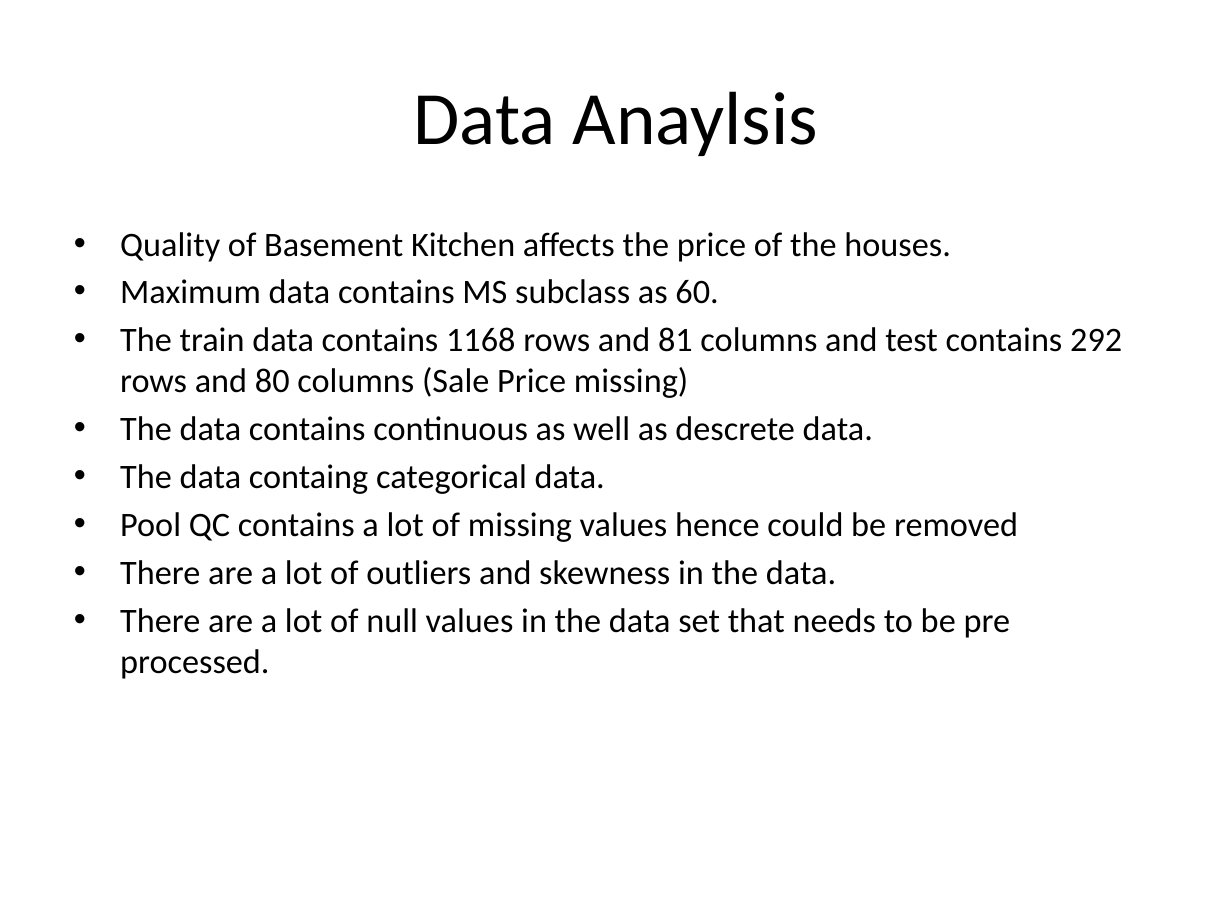
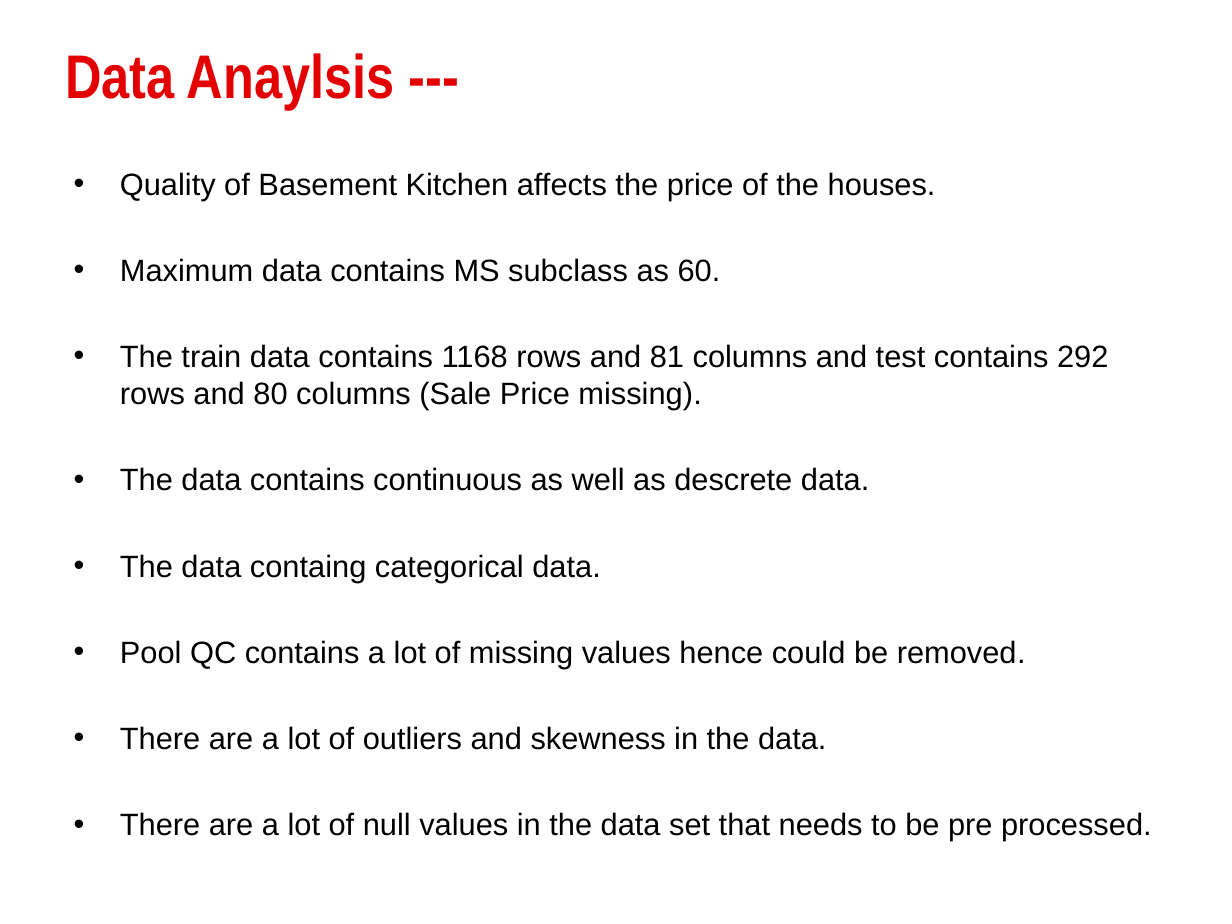
Before and after one commit to SudhanshuKumar19/Web-Scraping-Assignment-1, a slide deck: slide 3 of House Price Prediction PPT.pptx. Drawn at 1232x924 pixels with LibreOffice and Linux fonts; fonts in the diff are those of the drawing; background and template pictures are left out. Boxes give left, top, right and bottom in pixels: in the first picture for what was removed or moved away, otherwise in the second. Text is boxed around its words. In the diff, an @@ line names an element or a change of style, - is before the commit and + after.

```diff
--- a/House Price Prediction PPT.pptx
+++ b/House Price Prediction PPT.pptx
@@ title at <box>65,53,395,110</box>: text changed; size 44 to 36 pt; font Calibri to Arial Narrow; text colour #000000 to gradient #E30000 to #760303; bold on @@
-Data Anaylsis
+Data Anaylsis ---
@@ text "Quality of Basement Kitchen affects ...": place and size @@
-text "Quality of Basement Kitchen affects ..." at <box>120,232,1122,679</box>
+text "Quality of Basement Kitchen affects ..." at <box>120,172,1152,841</box>
@@ text at <box>120,172,1152,841</box>: size 20 to 18 pt, font Calibri to Arial in "Quality of Basement Kitchen affects the price ...", "Maximum data contains MS subclass as 60.", "The data contains continuous as well as ...", "The data containg categorical data." and 2 more places @@
@@ text at <box>120,344,1108,410</box>: text changed; size 20 to 18 pt; font Calibri to Arial @@
-• The train data contains 1168 rows and 81 columns and test contains 292 rows and 80 columns (Sale Price missing)
+• The train data contains 1168 rows and 81 columns and test contains 292 rows and 80 columns (Sale Price missing).
@@ text at <box>120,640,1026,668</box>: text changed; size 20 to 18 pt; font Calibri to Arial @@
-• Pool QC contains a lot of missing values hence could be removed
+• Pool QC contains a lot of missing values hence could be removed.
```
Also in this commit, not shown: 11 other slides changed, 3 slides added, 1 slide removed.
